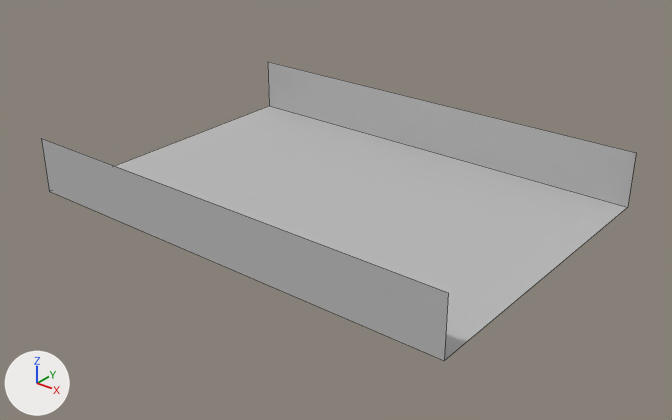
Before and after pictures for a commit that changed the FBX model Avarice/Assets/Art Assets/Environment Assets/Meshes/Mesh_Corner_Arch_Middle.fbx.
Rendered twice from a 50 mm lens placed at (0.23, -2.47, 2.42), pointed at (-1.95, 0.26, 0.73). The lights are fixed; the arrows at lower left show +X, +Y and +Z. Mesh edges are drawn as thin lines. Where no turn or scale is listed for an object, it has been applied to the vertices.

The scene before the commit, as lines of its bpy script (objects in view):
```python
me_mesh = bpy.data.meshes.new('Mesh')
me_mesh.from_pydata(...)  # 8 vertices, 3 faces; spans x -2.99..-0.99, y -0.4..0.99, z 0.75..0.99
me_mesh.materials.append(mat_lambert1)  # grey #bcbcbc
# before: 2 (-2.99, -0.4, 0.75) at pixel (49, 191), 3 (-0.99, -0.4, 0.75) at pixel (444, 360), 6 (-2.99, 0.99, 0.75) at pixel (269, 105), 7 (-0.99, 0.99, 0.75) at pixel (627, 207)
ob_mesh_arch_big_middle1 = bpy.data.objects.new('Mesh_Arch_Big_Middle1', me_mesh)
ob_mesh_arch_big_middle1.location = (0.0, 0.0, 0.0)
```
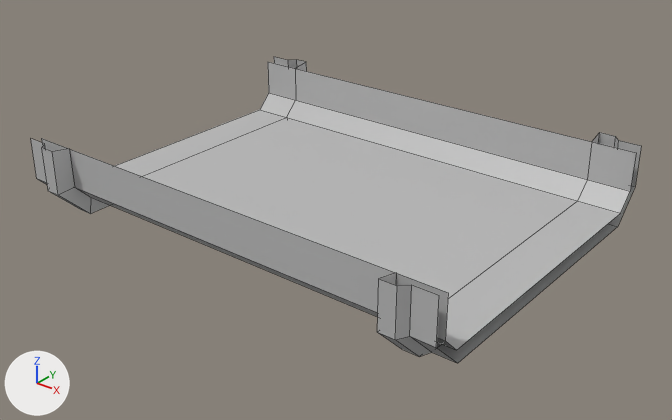
Patch to the scene script:
```diff
--- a/Avarice/Assets/Art Assets/Environment Assets/Meshes/Mesh_Corner_Arch_Middle.fbx.py
+++ b/Avarice/Assets/Art Assets/Environment Assets/Meshes/Mesh_Corner_Arch_Middle.fbx.py
@@ me_mesh @@
 # used by ob_mesh_arch_big_middle1; location = (0.0, 0.0, 0.0)
 # verts and faces of me_mesh; kept vertices keep their numbers, new ones are numbered from 8
-me_mesh.from_pydata(...)  # 8 vertices, 3 faces; spans x -2.99..-0.99, y -0.4..0.99, z 0.75..0.99
+me_mesh.from_pydata(...)  # 72 vertices, 45 faces; spans x -2.99..-0.99, y -0.49..1.08, z 0.68..1.01
+# me_mesh part 1: a new loose piece of 30 vertices spanning x -1.19..-0.99, y -0.49..1.08, z 0.68..1.01, in mat_lambert1 (grey #bcbcbc)
+# me_mesh part 2: a new loose piece of 30 vertices spanning x -2.99..-2.8, y -0.49..1.08, z 0.68..1.01, in mat_lambert1 (grey #bcbcbc)
+# me_mesh part 3
+delete_faces([(2, 6, 7, 3)])
+for i in [2, 3, 6, 7]: verts[i] += (0.0, 0.0, 0.07)
+verts[8] = (-2.99, -0.33, 0.75)
+verts[9] = (-0.99, -0.33, 0.75)  # pixel (456, 350)
+verts[10] = (-2.99, 0.92, 0.75)  # pixel (259, 109)
+verts[11] = (-0.99, 0.92, 0.75)  # pixel (620, 213)
+faces += [(8, 10, 11, 9), (2, 8, 9, 3), (6, 7, 11, 10)]
 me_mesh.materials.append(mat_lambert1)
```

Changed parts and their boxes [x1, y1, x2, y2] in the pictures (672 x 420 px):
'Mesh_Arch_Big_Middle1', reshaped: before [41, 62, 636, 361]; after [31, 57, 641, 363]
part 1 of me_mesh, added: after [377, 132, 641, 363]
part 2 of me_mesh, added: after [31, 57, 307, 214]
part 3 of me_mesh, built on: before [41, 63, 636, 361]; after [41, 63, 636, 350]
